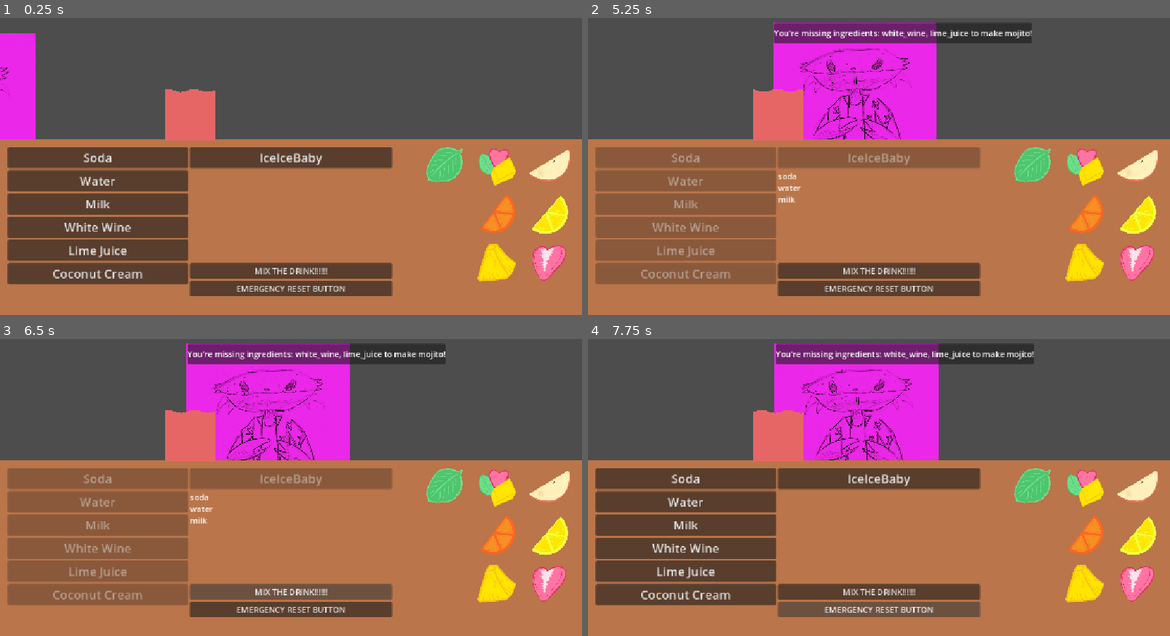
Above: before the commit, frames 1-4 (two rows, left to right).
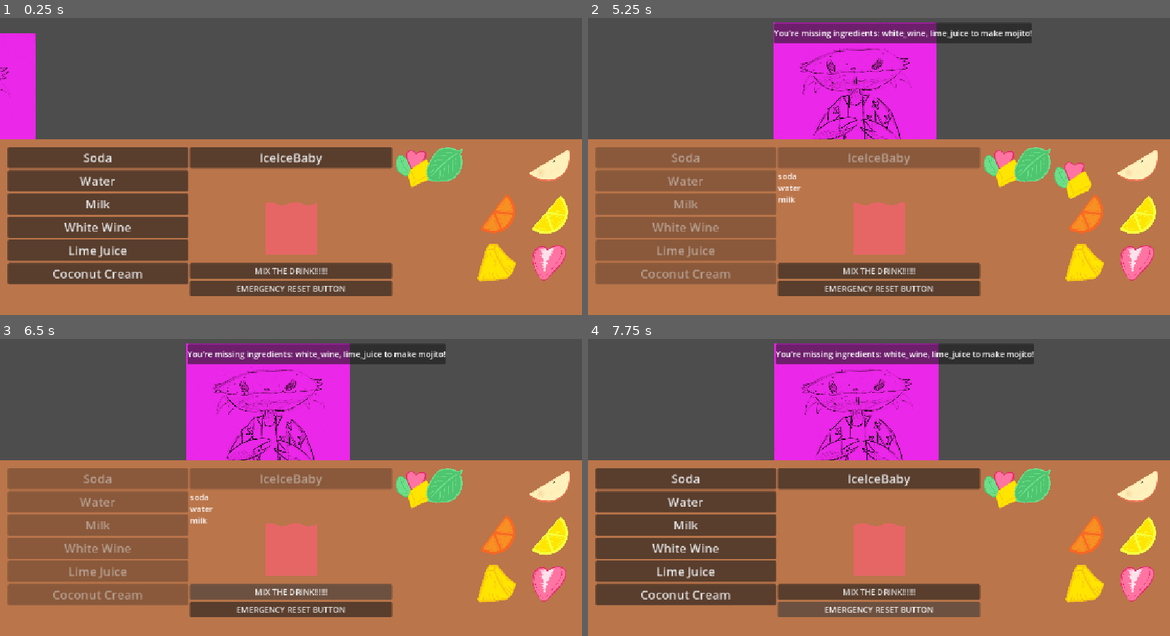
Above: after the commit, the same moments.

Repository: scumpiest/scammy-drink
Game: Godot game, scene res://counter_ui.tscn
The game is run twice, just before and just after one commit, with the same random seed, the same clock (stepped at 60 frames per second) and the same inputs.
Inputs (mouse positions are in pixels of both pictures, inside the frame that each line leads up to):
- Up to frame 1 (0.25 s): no input
- Up to frame 2 (5.25 s): click (1071, 169) at 0.52 s; click "Soda" at 1.25 s; click "Water" at 2 s; click "Milk" at 2.75 s; click "MIX THE DRINK!!!!!!" at 3.5 s; click "MIX THE DRINK!!!!!!" at 4.25 s; click (1071, 169) at 5.02 s
- Up to frame 3 (6.5 s): click "MIX THE DRINK!!!!!!" at 5.75 s
- Up to frame 4 (7.75 s): click (1071, 490) at 6.52 s; click "EMERGENCY RESET BUTTON" at 7.25 s

The runs differ from the first frame. In frame 1, 4.0% of the frame differs, in the area x 28-89%, y 23-80%; in frame 2, 4.3%; in frame 3, 4.0%; in frame 4, 4.0%.

Commit message:
feat: initial fruit drag and drop implementation

Diff:
--- a/components/drag_and_drop.gd
+++ b/components/drag_and_drop.gd
@@ -6,7 +6,7 @@
 signal dropped(starting_position: Vector2)
 
 @export var enabled: bool = true
-@export var target: Area2D
+@export var target: CollisionObject2D
 
 var starting_position: Vector2
 var offset := Vector2.ZERO
@@ -50,6 +50,10 @@
 	drag_started.emit()
 
 
+func begin_drag() -> void:
+	_start_dragging()
+
+
 func _drop() -> void:
 	_end_dragging()
 	dropped.emit(starting_position)
--- a/counter_ui.tscn
+++ b/counter_ui.tscn
@@ -73,6 +73,7 @@
 
 [node name="CraftingCounter" parent="." unique_id=1665070910 instance=ExtResource("2_05df7")]
 layout_mode = 1
+mouse_filter = 1
 
 [node name="SpawnMarker" type="Marker2D" parent="." unique_id=531153033]
 position = Vector2(-429, 94)
@@ -90,4 +91,4 @@
 parameters/looping = true
 
 [node name="Glass" parent="." unique_id=2052105736 instance=ExtResource("5_cotl3")]
-position = Vector2(327, 103)
+position = Vector2(527, 327)
--- /dev/null
+++ b/resources/ingredients/apple.tres
@@ -0,0 +1,11 @@
+[gd_resource type="Resource" script_class="IngredientData" format=3 uid="uid://u58vrcktojgh"]
+
+[ext_resource type="Script" uid="uid://bok3lbj4tslb8" path="res://resources/item_data.gd" id="1_p1uge"]
+[ext_resource type="Texture2D" uid="uid://coiqsy0ortpdw" path="res://assets/ingredients/FruitsApple.png" id="2_p1uge"]
+
+[resource]
+script = ExtResource("1_p1uge")
+name = "Apple"
+sprite = ExtResource("2_p1uge")
+color = Color(0, 0, 0, 0)
+metadata/_custom_type_script = "uid://bok3lbj4tslb8"
--- /dev/null
+++ b/resources/ingredients/ingredient_data.gd
@@ -0,0 +1,6 @@
+extends Resource
+class_name IngredientData
+
+@export var name: String
+@export var sprite: Texture2D
+@export var color: Color
--- /dev/null
+++ b/resources/ingredients/lemon.tres
@@ -0,0 +1,11 @@
+[gd_resource type="Resource" script_class="IngredientData" format=3 uid="uid://b5y0uxmbmivd3"]
+
+[ext_resource type="Script" uid="uid://bok3lbj4tslb8" path="res://resources/item_data.gd" id="1_xad6x"]
+[ext_resource type="Texture2D" uid="uid://cexv2ik23xr0y" path="res://assets/ingredients/FruitsLemon.png" id="2_xad6x"]
+
+[resource]
+script = ExtResource("1_xad6x")
+name = "Lemon"
+sprite = ExtResource("2_xad6x")
+color = Color(0, 0, 0, 0)
+metadata/_custom_type_script = "uid://bok3lbj4tslb8"
--- /dev/null
+++ b/resources/ingredients/mint.tres
@@ -0,0 +1,11 @@
+[gd_resource type="Resource" script_class="IngredientData" format=3 uid="uid://bm1g2xodu4gl3"]
+
+[ext_resource type="Script" uid="uid://bok3lbj4tslb8" path="res://resources/item_data.gd" id="1_musss"]
+[ext_resource type="Texture2D" uid="uid://cltd77iig3qti" path="res://assets/ingredients/FruitsMint.png" id="2_ih0wg"]
+
+[resource]
+script = ExtResource("1_musss")
+name = "Mint"
+sprite = ExtResource("2_ih0wg")
+color = Color(0, 0, 0, 0)
+metadata/_custom_type_script = "uid://bok3lbj4tslb8"
--- /dev/null
+++ b/resources/ingredients/mixed_fruits.tres
@@ -0,0 +1,11 @@
+[gd_resource type="Resource" script_class="IngredientData" format=3 uid="uid://ck1d2d7uo7wlq"]
+
+[ext_resource type="Script" uid="uid://bok3lbj4tslb8" path="res://resources/item_data.gd" id="1_cf56n"]
+[ext_resource type="Texture2D" uid="uid://dsp368iwwmoog" path="res://assets/ingredients/FruitsMix.png" id="2_cf56n"]
+
+[resource]
+script = ExtResource("1_cf56n")
+name = "Mixed Fruits"
+sprite = ExtResource("2_cf56n")
+color = Color(1, 1, 1, 0)
+metadata/_custom_type_script = "uid://bok3lbj4tslb8"
--- /dev/null
+++ b/resources/ingredients/orange.tres
@@ -0,0 +1,11 @@
+[gd_resource type="Resource" script_class="IngredientData" format=3 uid="uid://c5uh2u1aqb626"]
+
+[ext_resource type="Script" uid="uid://bok3lbj4tslb8" path="res://resources/item_data.gd" id="1_gk80c"]
+[ext_resource type="Texture2D" uid="uid://gmce5duer46i" path="res://assets/ingredients/FruitsOrange.png" id="2_gk80c"]
+
+[resource]
+script = ExtResource("1_gk80c")
+name = "Orange"
+sprite = ExtResource("2_gk80c")
+color = Color(0, 0, 0, 0)
+metadata/_custom_type_script = "uid://bok3lbj4tslb8"
--- /dev/null
+++ b/resources/ingredients/pineapple.tres
@@ -0,0 +1,11 @@
+[gd_resource type="Resource" script_class="IngredientData" format=3 uid="uid://bt26x65owsk8t"]
+
+[ext_resource type="Script" uid="uid://bok3lbj4tslb8" path="res://resources/item_data.gd" id="1_o32o1"]
+[ext_resource type="Texture2D" uid="uid://cijmgr6p33oms" path="res://assets/ingredients/FruitsPineapple.png" id="2_o32o1"]
+
+[resource]
+script = ExtResource("1_o32o1")
+name = "Pineapple"
+sprite = ExtResource("2_o32o1")
+color = Color(0, 0, 0, 0)
+metadata/_custom_type_script = "uid://bok3lbj4tslb8"
--- /dev/null
+++ b/resources/ingredients/strawberry.tres
@@ -0,0 +1,11 @@
+[gd_resource type="Resource" script_class="IngredientData" format=3 uid="uid://c0ptglubgoasa"]
+
+[ext_resource type="Script" uid="uid://bok3lbj4tslb8" path="res://resources/item_data.gd" id="1_ak0x8"]
+[ext_resource type="Texture2D" uid="uid://dasy71h3yyrgv" path="res://assets/ingredients/FruitsStrawberry.png" id="2_ak0x8"]
+
+[resource]
+script = ExtResource("1_ak0x8")
+name = "Strawberry"
+sprite = ExtResource("2_ak0x8")
+color = Color(0, 0, 0, 0)
+metadata/_custom_type_script = "uid://bok3lbj4tslb8"
--- a/scenes/crafting_counter.tscn
+++ b/scenes/crafting_counter.tscn
@@ -1,13 +1,13 @@
 [gd_scene format=3 uid="uid://baq4fejjo54v3"]
 
 [ext_resource type="Script" uid="uid://cvamqu51op1ak" path="res://scenes/crafting_counter.gd" id="1_tkddw"]
-[ext_resource type="Texture2D" uid="uid://dsp368iwwmoog" path="res://FruitsMix.png" id="2_2uroy"]
-[ext_resource type="Texture2D" uid="uid://gmce5duer46i" path="res://FruitsOrange.png" id="3_mtexl"]
-[ext_resource type="Texture2D" uid="uid://cijmgr6p33oms" path="res://FruitsPineapple.png" id="4_5lmqa"]
-[ext_resource type="Texture2D" uid="uid://coiqsy0ortpdw" path="res://FruitsApple.png" id="5_w5hlu"]
-[ext_resource type="Texture2D" uid="uid://cexv2ik23xr0y" path="res://FruitsLemon.png" id="6_2efys"]
-[ext_resource type="Texture2D" uid="uid://cltd77iig3qti" path="res://FruitsMint.png" id="7_ut5sb"]
-[ext_resource type="Texture2D" uid="uid://dasy71h3yyrgv" path="res://FruitsStrawberry.png" id="8_8uf1j"]
+[ext_resource type="PackedScene" uid="uid://bwofwgy3ygc0g" path="res://scenes/fruit_mix_2d.tscn" id="2_2uroy"]
+[ext_resource type="Texture2D" uid="uid://gmce5duer46i" path="res://assets/ingredients/FruitsOrange.png" id="3_mtexl"]
+[ext_resource type="Texture2D" uid="uid://cijmgr6p33oms" path="res://assets/ingredients/FruitsPineapple.png" id="4_5lmqa"]
+[ext_resource type="Texture2D" uid="uid://coiqsy0ortpdw" path="res://assets/ingredients/FruitsApple.png" id="5_w5hlu"]
+[ext_resource type="Texture2D" uid="uid://cexv2ik23xr0y" path="res://assets/ingredients/FruitsLemon.png" id="6_2efys"]
+[ext_resource type="Texture2D" uid="uid://cltd77iig3qti" path="res://assets/ingredients/FruitsMint.png" id="7_ut5sb"]
+[ext_resource type="Texture2D" uid="uid://dasy71h3yyrgv" path="res://assets/ingredients/FruitsStrawberry.png" id="8_8uf1j"]
 
 [sub_resource type="StyleBoxFlat" id="StyleBoxFlat_pblyx"]
 bg_color = Color(0.7277993, 0.45740324, 0.2903557, 1)
@@ -25,6 +25,9 @@
 size_flags_horizontal = 0
 theme_override_styles/panel = SubResource("StyleBoxFlat_pblyx")
 script = ExtResource("1_tkddw")
+
+[node name="Marker2D" type="Marker2D" parent="." unique_id=100562336]
+position = Vector2(-192, -244)
 
 [node name="MarginContainer" type="MarginContainer" parent="." unique_id=424579319]
 layout_mode = 2
@@ -96,16 +99,9 @@
 layout_mode = 2
 size_flags_horizontal = 3
 
-[node name="FruitMix2D" type="Area2D" parent="MarginContainer/HBoxContainer/FruitContainer" unique_id=1823380472]
-position = Vector2(204, 37)
-
-[node name="MixedFruits" type="Sprite2D" parent="MarginContainer/HBoxContainer/FruitContainer/FruitMix2D" unique_id=1170315551]
-scale = Vector2(0.25, 0.25)
-texture = ExtResource("2_2uroy")
-
-[node name="MixedFruitsCollision" type="CollisionShape2D" parent="MarginContainer/HBoxContainer/FruitContainer/FruitMix2D" unique_id=1308664204]
-scale = Vector2(4, 4)
-shape = SubResource("RectangleShape2D_c0u2o")
+[node name="FruitMix2D" parent="MarginContainer/HBoxContainer/FruitContainer" unique_id=2092211543 node_paths=PackedStringArray("marker") instance=ExtResource("2_2uroy")]
+layout_mode = 2
+marker = NodePath("../../../../Marker2D")
 
 [node name="Orange2D" type="Area2D" parent="MarginContainer/HBoxContainer/FruitContainer" unique_id=189096449]
 position = Vector2(204, 133)
--- /dev/null
+++ b/scenes/fruit_mix_2d.gd
@@ -0,0 +1,19 @@
+extends TextureButton
+
+@export var item_to_spawn: PackedScene
+@export var marker: Marker2D
+
+func _gui_input(event: InputEvent) -> void:
+	if not event is InputEventMouseButton:
+		return
+	if event.button_index != MOUSE_BUTTON_LEFT or not event.pressed:
+		return
+	if item_to_spawn == null:
+		print("Don't forget to assign an item scene in the Inspector!")
+		return
+
+	var new_item = item_to_spawn.instantiate()
+	new_item.global_position = get_global_mouse_position()
+	get_tree().current_scene.add_child(new_item)
+	new_item.drag_and_drop.begin_drag()
+	get_viewport().set_input_as_handled()
--- /dev/null
+++ b/scenes/fruit_mix_2d.tscn
@@ -0,0 +1,17 @@
+[gd_scene format=3 uid="uid://bwofwgy3ygc0g"]
+
+[ext_resource type="Script" uid="uid://dvafhi0fx5wyw" path="res://scenes/fruit_mix_2d.gd" id="1_yacmd"]
+[ext_resource type="PackedScene" uid="uid://bhbt3jq4hb8va" path="res://scenes/ingredients/base_fruit.tscn" id="2_23fmx"]
+[ext_resource type="Texture2D" uid="uid://dsp368iwwmoog" path="res://assets/ingredients/FruitsMix.png" id="3_ivp2k"]
+
+[node name="FruitMix2D" type="TextureButton" unique_id=2092211543]
+custom_minimum_size = Vector2(90, 90)
+offset_right = 90.0
+offset_bottom = 90.0
+script = ExtResource("1_yacmd")
+item_to_spawn = ExtResource("2_23fmx")
+
+[node name="MixedFruits" type="Sprite2D" parent="." unique_id=1018548550]
+position = Vector2(40, 40)
+scale = Vector2(0.25, 0.25)
+texture = ExtResource("3_ivp2k")
--- /dev/null
+++ b/scenes/ingredients/base_fruit.gd
@@ -0,0 +1,41 @@
+extends RigidBody2D
+
+@export var data: ItemData : set = _set_data
+
+@onready var sprite: Sprite2D = $Sprite2D
+@onready var drag_and_drop: DragAndDrop = $DragAndDrop
+@onready var velocity_based_rotation: VelocityBasedRotation = $VelocityBasedRotation
+
+func _ready():
+	velocity_based_rotation.enabled = false
+	drag_and_drop.drag_started.connect(_on_drag_started)
+	drag_and_drop.dropped.connect(_on_dropped)
+	drag_and_drop.drag_canceled.connect(_on_drag_canceled)
+	if data:
+		_set_data(data)
+
+func _set_data(value: ItemData):
+	data = value
+
+	if not is_node_ready():
+		return
+
+	name = data.name
+	sprite.texture = data.sprite
+
+	# we need this for water modulation
+	# color = data.color
+
+func _on_drag_started() -> void:
+	velocity_based_rotation.enabled = true
+
+func _on_dropped(_starting_position: Vector2) -> void:
+	velocity_based_rotation.enabled = false
+
+func _on_drag_canceled(starting_position: Vector2) -> void:
+	velocity_based_rotation.enabled = false
+	_tween_to(starting_position)
+
+func _tween_to(target_position: Vector2) -> void:
+	var tween := create_tween().set_ease(Tween.EASE_OUT).set_trans(Tween.TRANS_BACK)
+	tween.tween_property(self, "global_position", target_position, 0.3)
--- /dev/null
+++ b/scenes/ingredients/base_fruit.tscn
@@ -0,0 +1,31 @@
+[gd_scene format=3 uid="uid://bhbt3jq4hb8va"]
+
+[ext_resource type="Script" uid="uid://dmsc0efj5ybtq" path="res://scenes/ingredients/base_fruit.gd" id="1_lodk8"]
+[ext_resource type="Script" uid="uid://cqu1p6334ylii" path="res://components/drag_and_drop.gd" id="3_dnd"]
+[ext_resource type="Script" uid="uid://hik5osyogdvs" path="res://components/velocity_based_rotation.gd" id="4_vbr"]
+[ext_resource type="Resource" uid="uid://ck1d2d7uo7wlq" path="res://resources/ingredients/mixed_fruits.tres" id="2_hugey"]
+[ext_resource type="Texture2D" uid="uid://dsp368iwwmoog" path="res://assets/ingredients/FruitsMix.png" id="2_lodk8"]
+
+[sub_resource type="RectangleShape2D" id="RectangleShape2D_dlvow"]
+
+[node name="BaseFruit" type="RigidBody2D" unique_id=1816019492]
+script = ExtResource("1_lodk8")
+data = ExtResource("2_hugey")
+
+[node name="Sprite2D" type="Sprite2D" parent="." unique_id=471895855]
+scale = Vector2(0.25, 0.25)
+texture = ExtResource("2_lodk8")
+
+[node name="CollisionShape2D" type="CollisionShape2D" parent="." unique_id=140510180]
+scale = Vector2(4, 4)
+shape = SubResource("RectangleShape2D_dlvow")
+
+[node name="DragAndDrop" type="Node" parent="." unique_id=600000001 node_paths=PackedStringArray("target")]
+script = ExtResource("3_dnd")
+target = NodePath("..")
+metadata/_custom_type_script = "uid://cqu1p6334ylii"
+
+[node name="VelocityBasedRotation" type="Node" parent="." unique_id=600000002 node_paths=PackedStringArray("target")]
+script = ExtResource("4_vbr")
+target = NodePath("../Sprite2D")
+metadata/_custom_type_script = "uid://hik5osyogdvs"
Renamed: FruitsApple.png -> assets/ingredients/FruitsApple.png
Not shown, changed: assets/ingredients/FruitsApple.png.import
Renamed: FruitsLemon.png -> assets/ingredients/FruitsLemon.png
Not shown, changed: assets/ingredients/FruitsLemon.png.import
Renamed: FruitsMint.png -> assets/ingredients/FruitsMint.png
Not shown, changed: assets/ingredients/FruitsMint.png.import
Renamed: FruitsMix.png -> assets/ingredients/FruitsMix.png
Not shown, changed: assets/ingredients/FruitsMix.png.import
Renamed: FruitsOrange.png -> assets/ingredients/FruitsOrange.png
Not shown, changed: assets/ingredients/FruitsOrange.png.import
Renamed: FruitsPineapple.png -> assets/ingredients/FruitsPineapple.png
Not shown, changed: assets/ingredients/FruitsPineapple.png.import
(and 5 more such lines)
